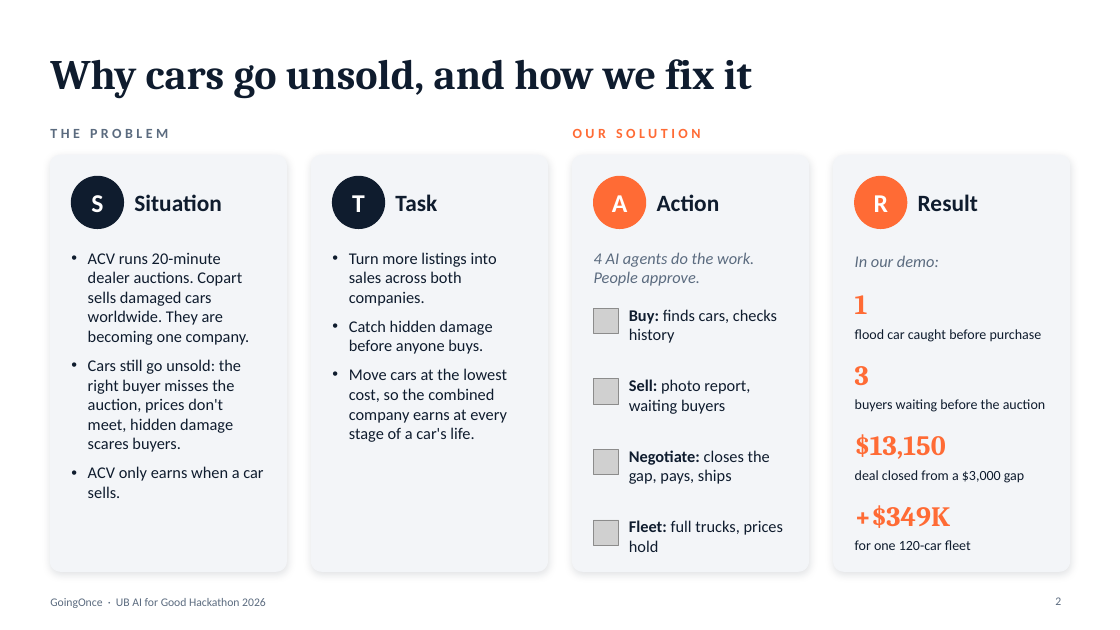
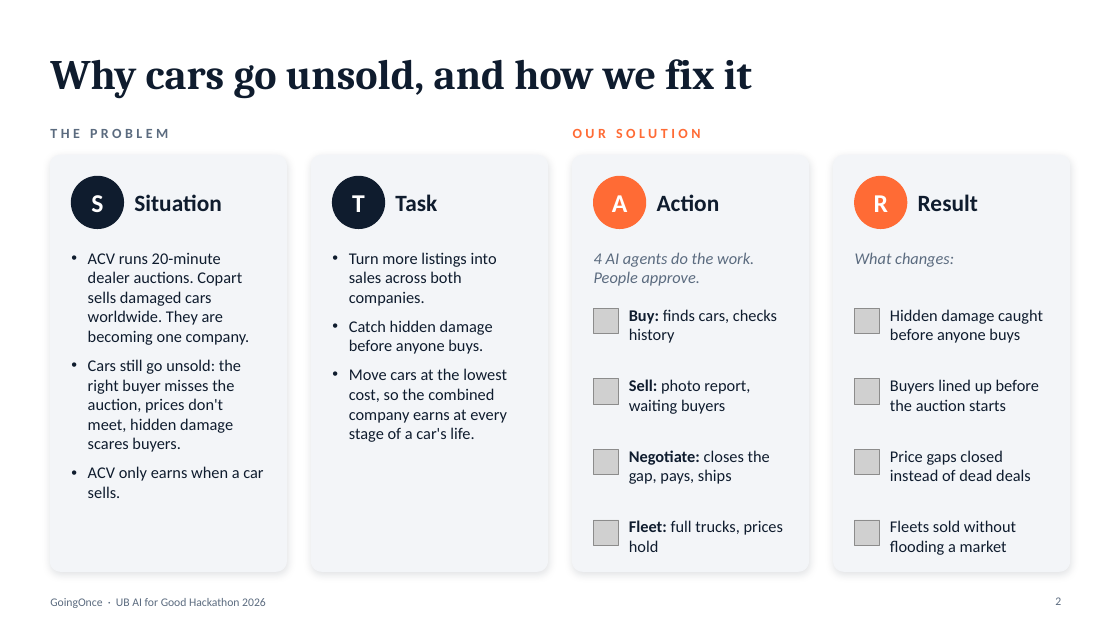
Before and after one commit to raunakpandey1/goingonce, a slide deck: slide 2 of GoingOnce.pptx. Drawn at 1120x630 pixels with LibreOffice and Linux fonts; fonts in the diff are those of the drawing; grey boxes stand for pictures. Boxes give left, top, right and bottom in pixels: in the first picture for what was removed or moved away, otherwise in the second. Text is boxed around its words. In the diff, an @@ line names an element or a change of style, - is before the commit and + after.

```diff
--- a/GoingOnce.pptx
+++ b/GoingOnce.pptx
@@ text at [855,252,954,267]: text changed @@
-In our demo:
+What changes:
@@ text removed at [855,295,868,314] @@
-1
@@ picture added at [854,308,880,334] @@
@@ text at [890,309,1043,343]: text changed; size 12 to 14 pt @@
-flood car caught before purchase
+Hidden damage caught before anyone buys
@@ picture added at [854,379,880,404] @@
@@ text removed at [855,366,869,385] @@
-3
@@ text at [890,379,1039,411]: text changed; size 12 to 14 pt @@
-buyers waiting before the auction
+Buyers lined up before the auction starts
@@ text removed at [855,434,946,459] @@
-$13,150
@@ picture added at [854,450,880,475] @@
@@ text at [890,450,1031,481]: text changed; size 12 to 14 pt @@
-deal closed from a $3,000 gap
+Price gaps closed instead of dead deals
@@ text removed at [855,505,950,528] @@
-+$349K
@@ picture added at [854,520,880,545] @@
@@ vertical alignment middle to top in 5 elements at [890,379,1039,411], [890,309,1043,343], [890,450,1031,481], [855,252,954,267], [890,520,1016,555] @@
@@ text at [890,520,1016,555]: text changed; size 12 to 14 pt @@
-for one 120-car fleet
+Fleets sold without flooding a market
```
Also in this commit, not shown: 1 other slide changed, 1 slide added, 1 slide removed, 1 other file.
